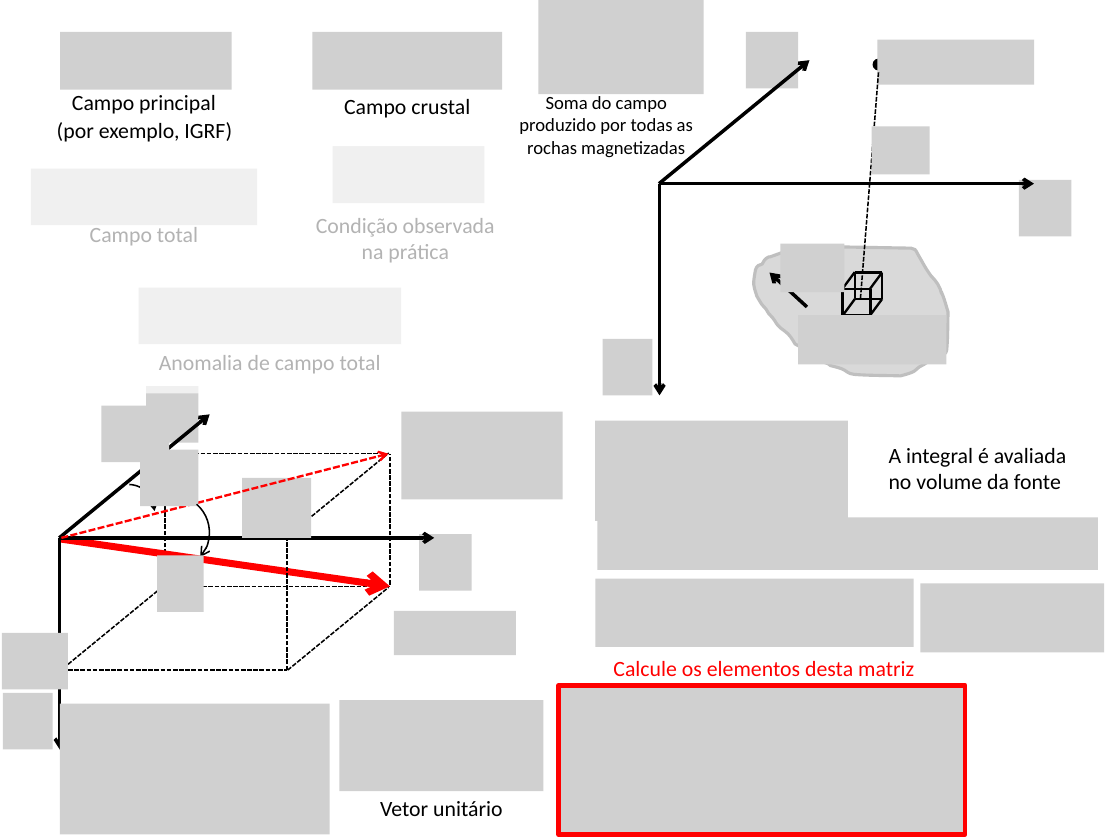
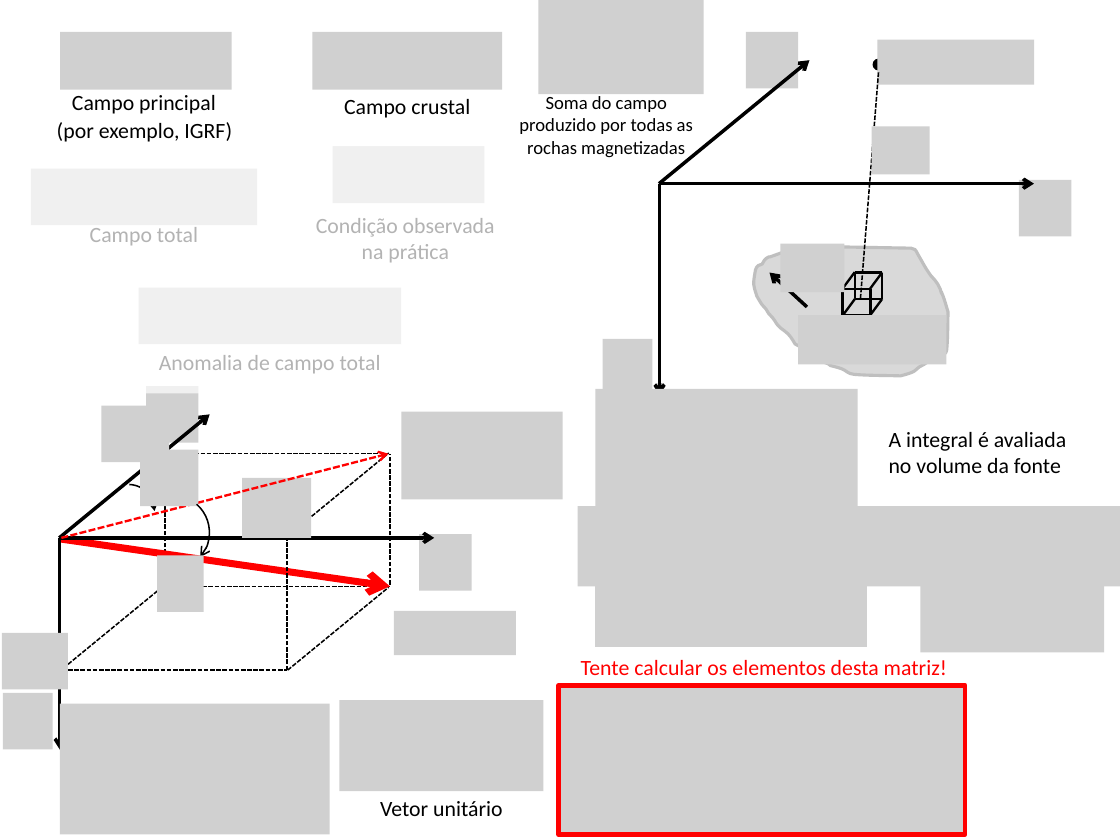
Before and after one commit to pinga-lab/CE-VII-SimBGf-2016, a slide deck: slide 16 of slides/4b_anomalia_campo_total.pptx. Drawn at 1120x840 pixels with LibreOffice and Linux fonts; fonts in the diff are those of the drawing; grey boxes stand for pictures. Boxes give left, top, right and bottom in pixels: in the first picture for what was removed or moved away, otherwise in the second. Text is boxed around its words. In the diff, an @@ line names an element or a change of style, - is before the commit and + after.

```diff
--- a/slides/4b_anomalia_campo_total.pptx
+++ b/slides/4b_anomalia_campo_total.pptx
@@ picture: place and size @@
-picture at [595, 420, 848, 521]
+picture at [595, 389, 857, 514]
@@ text "A integral é avaliada no ...": place and size @@
-text "A integral é avaliada no ..." at [889, 448, 1066, 489]
+text "A integral é avaliada no ..." at [889, 432, 1066, 473]
@@ picture: place and size @@
-picture at [597, 517, 1098, 570]
+picture at [578, 506, 1120, 587]
@@ picture: place and size @@
-picture at [595, 579, 913, 647]
+picture at [595, 579, 867, 647]
@@ text at [581, 660, 947, 675]: text changed @@
-Calcule os elementos desta matriz
+Tente calcular os elementos desta matriz!
```
Also in this commit, not shown: 5 other slides changed, 1 slide added, 5 other files.
